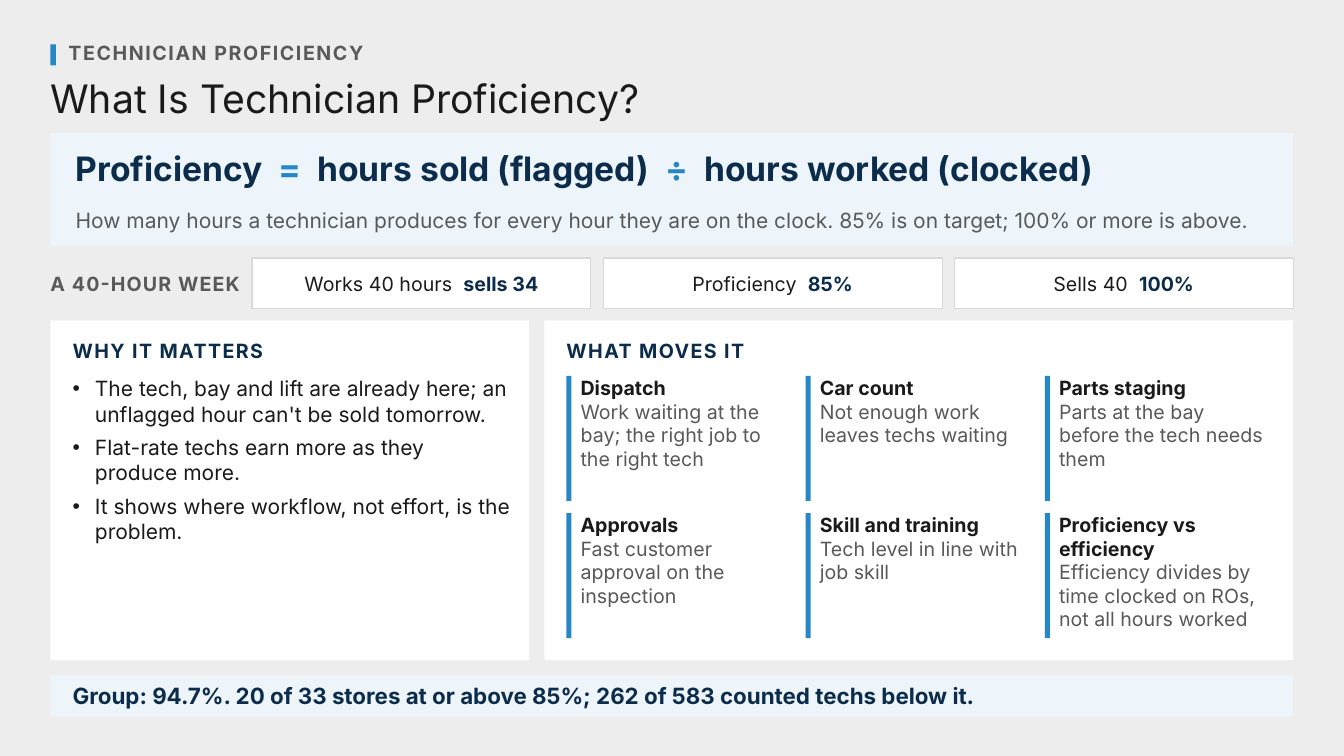
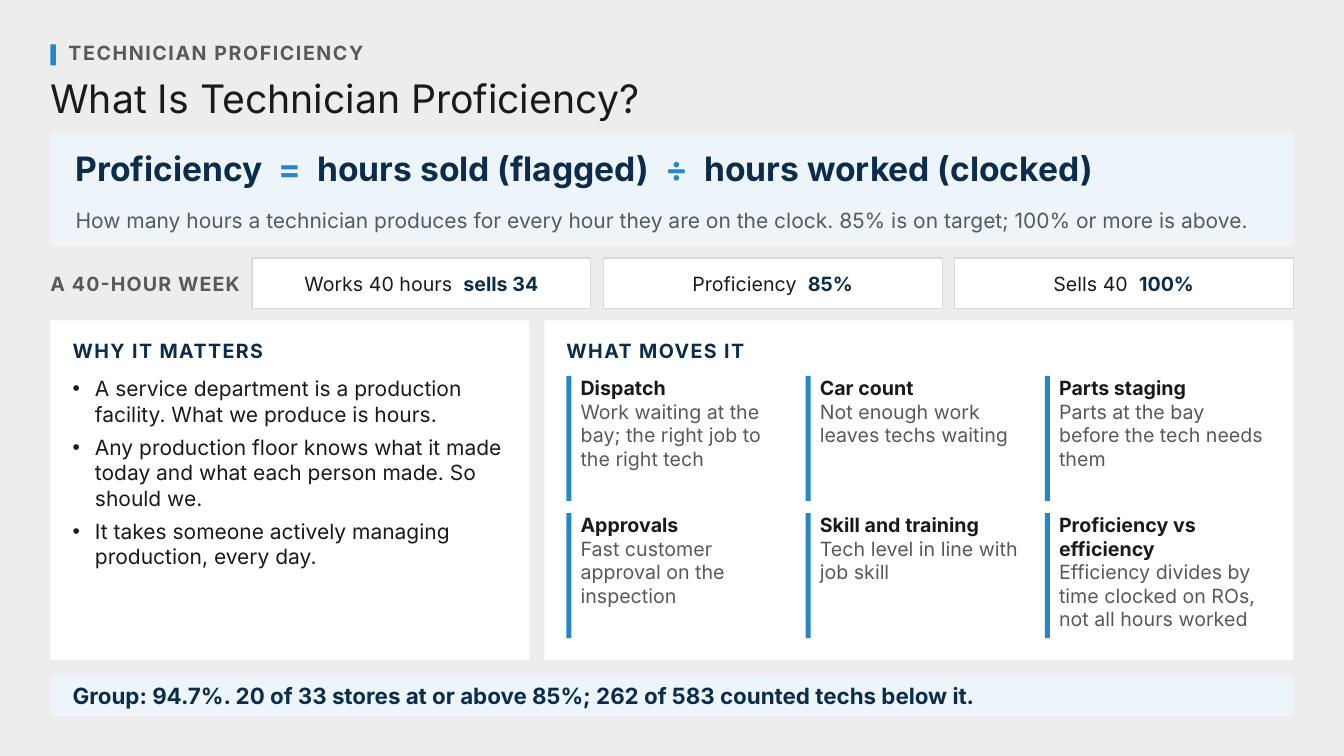
Before and after one commit to Ndresner/Noah, a slide deck: slide 135 of day2-deck/decks/Fixed Ops - Day 2 Example Test Deck.pptx (slide 131 before the commit). Drawn at 1344x756 pixels with LibreOffice and Linux fonts; fonts in the diff are those of the drawing. Boxes give left, top, right and bottom in pixels: in the first picture for what was removed or moved away, otherwise in the second. Text is boxed around its words. In the diff, an @@ line names an element or a change of style, - is before the commit and + after.

```diff
--- a/day2-deck/decks/Fixed Ops - Day 2 Example Test Deck.pptx
+++ b/day2-deck/decks/Fixed Ops - Day 2 Example Test Deck.pptx
@@ text at [95, 380, 501, 569]: text changed @@
-• The tech, bay and lift are already here; an unflagged hour can't be sold tomorrow.
-• Flat-rate techs earn more as they produce more.
-• It shows where workflow, not effort, is the problem.
+• A service department is a production facility. What we produce is hours.
+• Any production floor knows what it made today and what each person made. So should we.
+• It takes someone actively managing production, every day.
```
Also in this commit, not shown: 20 other slides changed, 5 slides added, 10 slides removed, 48 other files.
